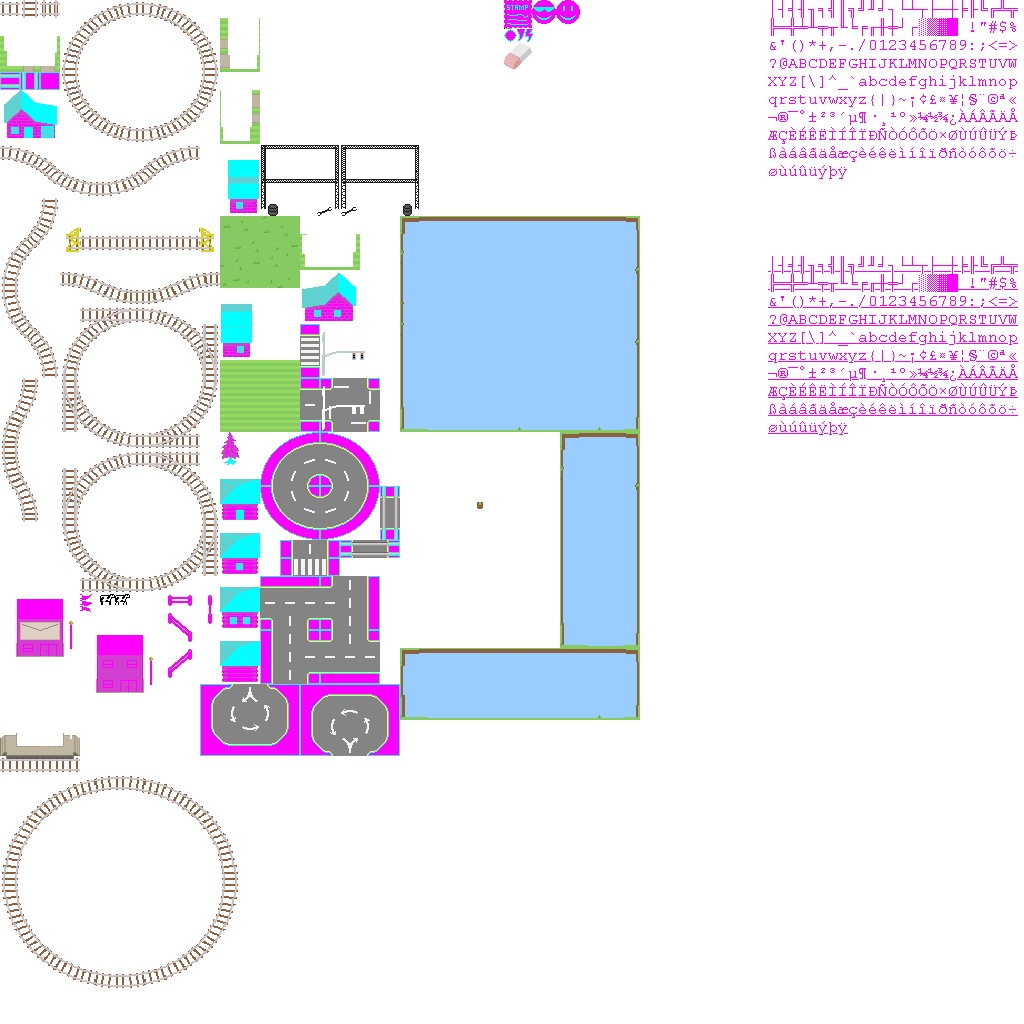
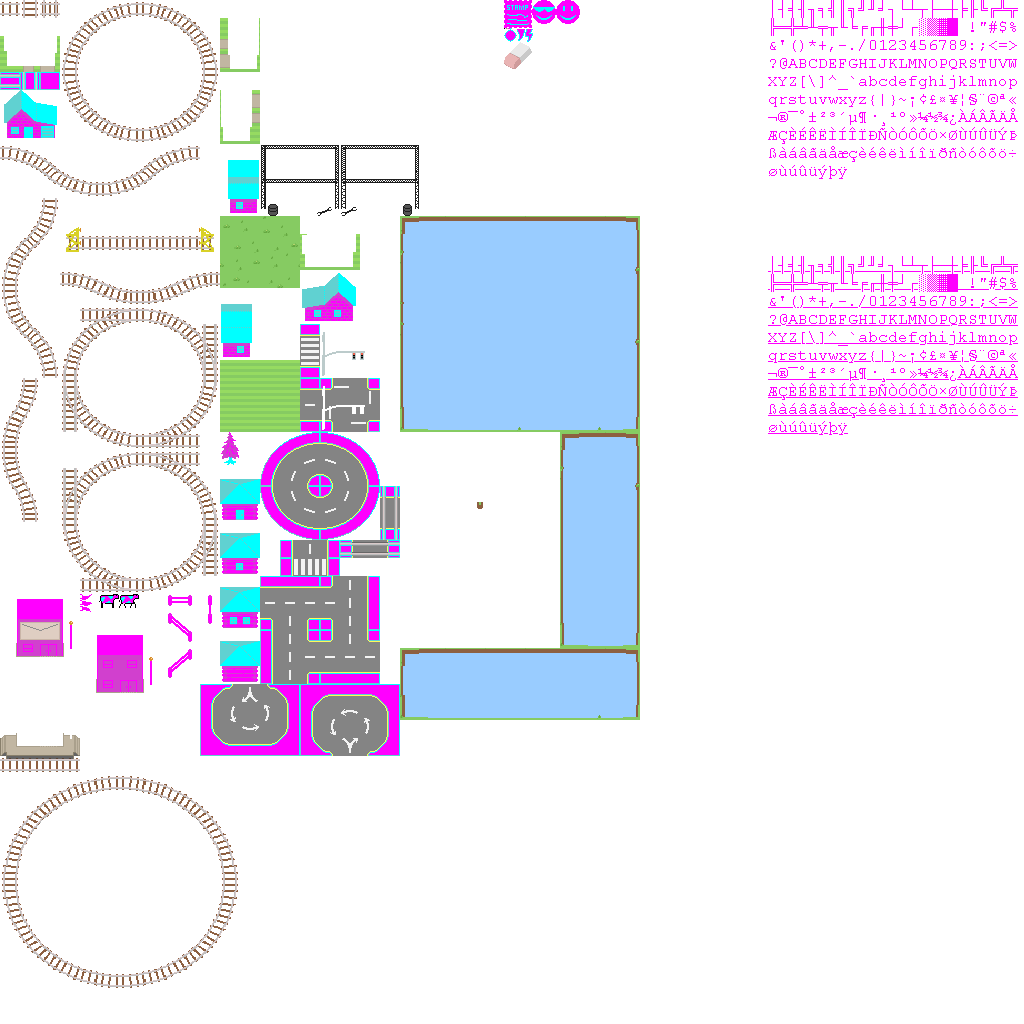
Revision of a layered (1024, 1024) image; what changed, layer by layer:
painted on "base.png copy" over [99, 594, 139, 608]
